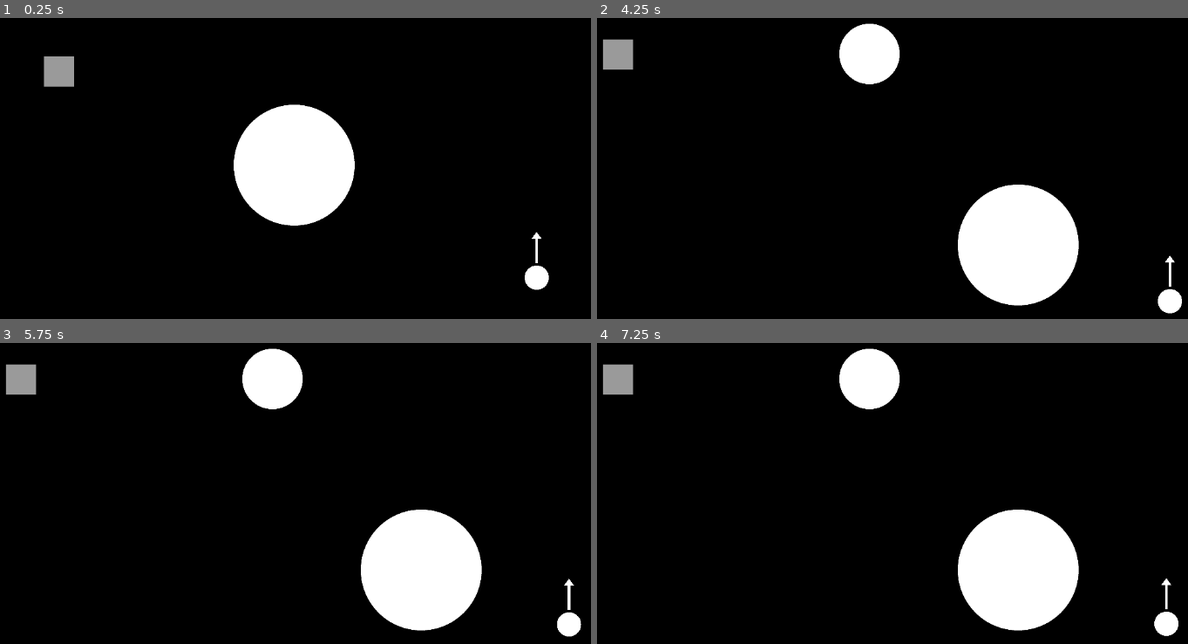
Above: before the commit, frames 1-4 (two rows, left to right).
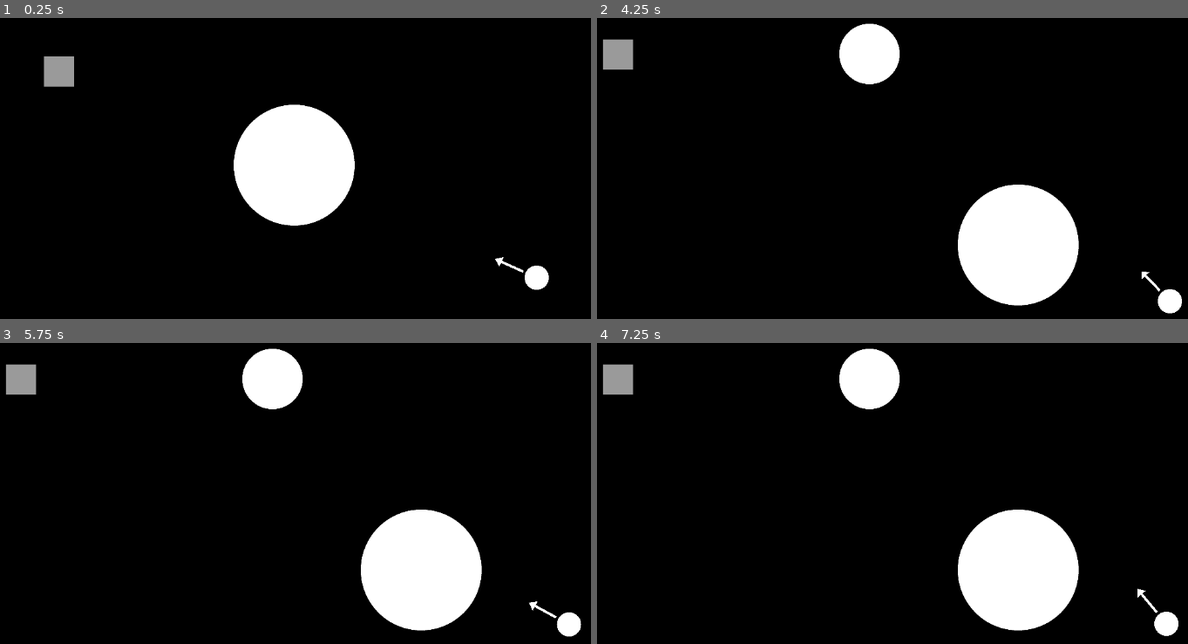
Above: after the commit, the same moments.

Repository: davidscholberg/world_lines
Game: Godot game, scene res://scenes/utility/main.tscn
Same seed, same stepped clock (60 frames per second), same inputs: the game is played once before the commit and once after it.
Inputs (mouse positions are in pixels of both pictures, inside the frame that each line leads up to):
- Up to frame 1 (0.25 s): no input
- Up to frame 2 (4.25 s): tap Enter at 0.5 s; move the mouse to (1040, 147) at 0.52 s; click (1040, 147) at 0.67 s; move the mouse to (750, 186) at 1.27 s; click (750, 186) at 1.42 s; move the mouse to (957, 81) at 2.02 s; click (957, 81) at 2.17 s; move the mouse to (857, 246) at 2.77 s; click (857, 246) at 2.92 s; move the mouse to (1099, 225) at 3.52 s; click (1099, 225) at 3.67 s
- Up to frame 3 (5.75 s): move the mouse to (82, 433) at 4.27 s; click (82, 433) at 4.42 s; move the mouse to (325, 493) at 5.02 s; click (325, 493) at 5.17 s
- Up to frame 4 (7.25 s): move the mouse to (786, 394) at 5.77 s; click (786, 394) at 5.92 s; move the mouse to (1040, 472) at 6.52 s; click (1040, 472) at 6.67 s

The runs differ from the first frame. In frame 1, 0.1% of the frame differs, in the area x 83-93%, y 71-91%; in frame 2, 0.1%; in frame 3, 0.1%; in frame 4, 0.1%, in the area x 91-98%, y 78-98%.

Commit message:
moved player changes based on mouse position to separate function
This was done so that the player arrow direction and size are correct
every time the player is reset to its original position.

Diff:
--- a/scenes/objects/player.gd
+++ b/scenes/objects/player.gd
@@ -79,9 +79,19 @@
 	position = initial_position
 	global_rotation = 0
 	in_motion = false
-	$ArrowSprite.scale = Vector2(arrow_scale_factor, arrow_scale_factor)
-	$ArrowSprite.position = Vector2($ArrowSprite.position.x, arrow_y_offset)
+	_handle_mouse_position_player_changes(get_viewport().get_mouse_position())
 	$ArrowSprite.visible = true
+
+func _handle_mouse_position_player_changes(mouse_position: Vector2) -> void:
+	var power_ratio: float = _calculate_power_ratio(global_position, mouse_position)
+	var scale_ratio: float = _calculate_arrow_scale_ratio(power_ratio)
+	var scale_y: float = scale_ratio * arrow_scale_factor
+	$ArrowSprite.scale = Vector2($ArrowSprite.scale.x, scale_y)
+	var scale_y_offset: float = _calculate_arrow_scale_y_offset(scale_y)
+	$ArrowSprite.position = Vector2($ArrowSprite.position.x, arrow_y_offset + scale_y_offset)
+	var angle_to_cursor: float = global_position.angle_to_point(mouse_position)
+	global_rotation = angle_to_cursor + (PI / 2)
+	initial_velocity_factor = _calculate_initial_velocity_factor(power_ratio)
 
 func _ready():
 	_set_sprite_radius()
@@ -105,15 +115,7 @@
 		$ArrowSprite.visible = false
 		in_motion = true
 	if event is InputEventMouseMotion:
-		var power_ratio: float = _calculate_power_ratio(global_position, event.global_position)
-		var scale_ratio: float = _calculate_arrow_scale_ratio(power_ratio)
-		var scale_y: float = scale_ratio * arrow_scale_factor
-		$ArrowSprite.scale = Vector2($ArrowSprite.scale.x, scale_y)
-		var scale_y_offset: float = _calculate_arrow_scale_y_offset(scale_y)
-		$ArrowSprite.position = Vector2($ArrowSprite.position.x, arrow_y_offset + scale_y_offset)
-		var angle_to_cursor: float = global_position.angle_to_point(event.global_position)
-		global_rotation = angle_to_cursor + (PI / 2)
-		initial_velocity_factor = _calculate_initial_velocity_factor(power_ratio)
+		_handle_mouse_position_player_changes(event.global_position)
 
 func _physics_process(delta):
 	if Engine.is_editor_hint():
